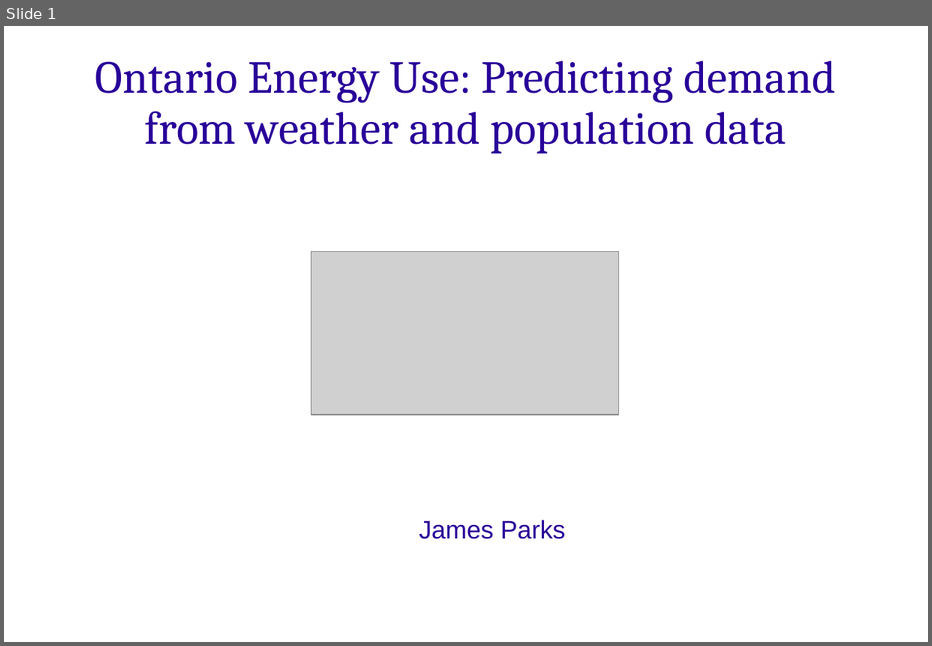
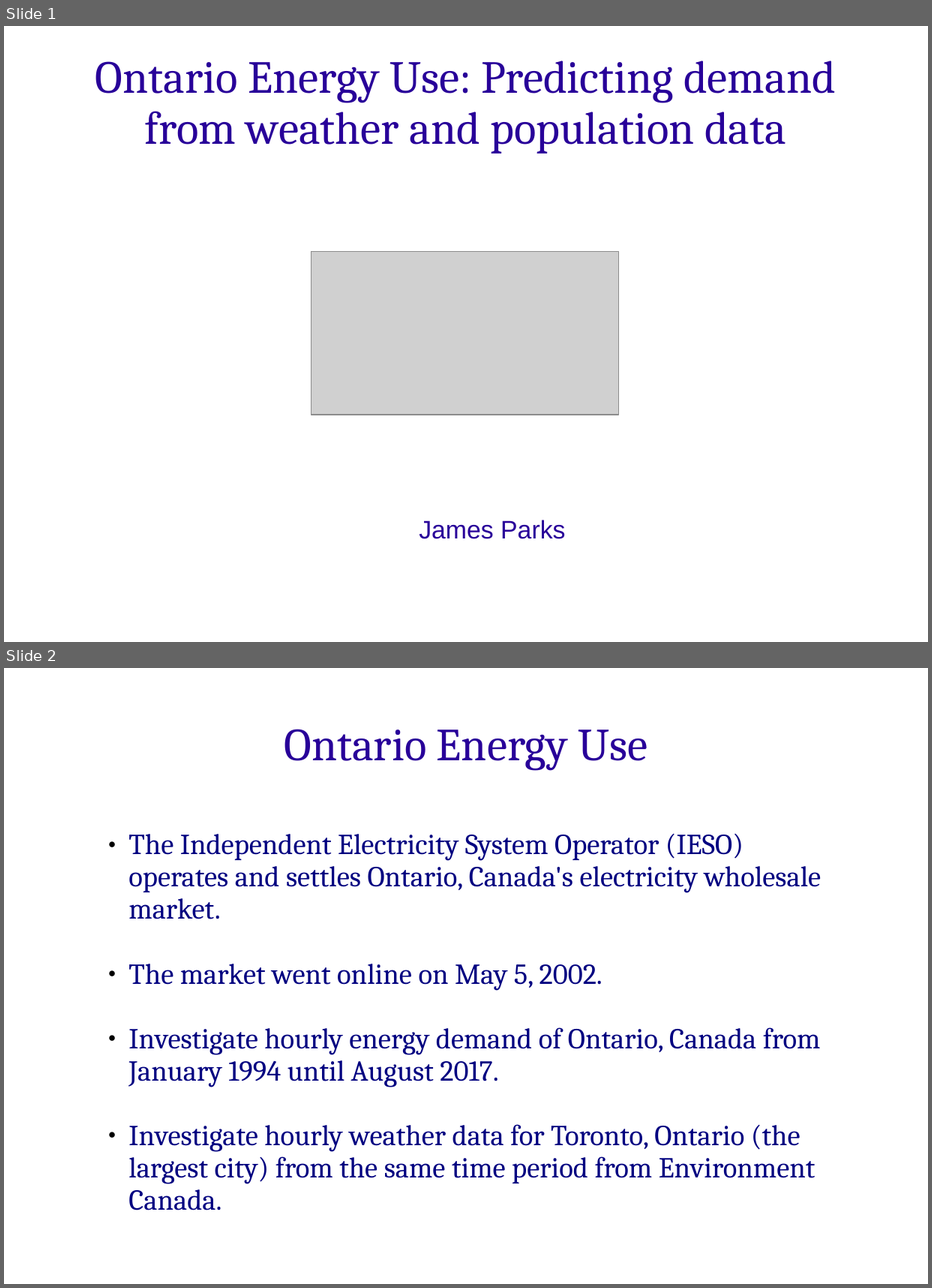
Before and after one commit to james-parks/Project2, a slide deck: capstone_project_presentation_energy.ppt. Shown one above the other, each under a label of ours: slide 1 before the commit, slides 1 and 2 after it. The pictures are 932x646 and 932x1288 pixels, drawn with LibreOffice and Linux fonts; fonts in the diff are those of the drawing; grey boxes stand for pictures; background and template pictures are left out. Boxes give left, top, right and bottom in pixels: in the first picture for what was removed or moved away, otherwise in the second. Text is boxed around its words. In the diff, an @@ line names an element or a change of style, - is before the commit and + after.

```diff
--- a/capstone_project_presentation_energy.ppt
+++ b/capstone_project_presentation_energy.ppt
@@ slide 2 added at [4, 668, 928, 1284], background picture (left out) @@
@@ text added at [284, 729, 648, 771], 38 pt, text #280099 @@
+Ontario Energy Use
@@ text added at [128, 833, 822, 1210], 24 pt, text #000080 @@
+● The Independent Electricity System Operator (IESO) operates and settles Ontario, Canada's electricity wholesale market.
+● The market went online on May 5, 2002.
+● Investigate hourly energy demand of Ontario, Canada from January 1994 until August 2017.
+● Investigate hourly weather data for Toronto, Ontario (the largest city) from the same time period from Environment Canada.
```
Also in this commit, not shown: 1 slide changed, 9 other slides added, 12 slides removed, 2 other files.
